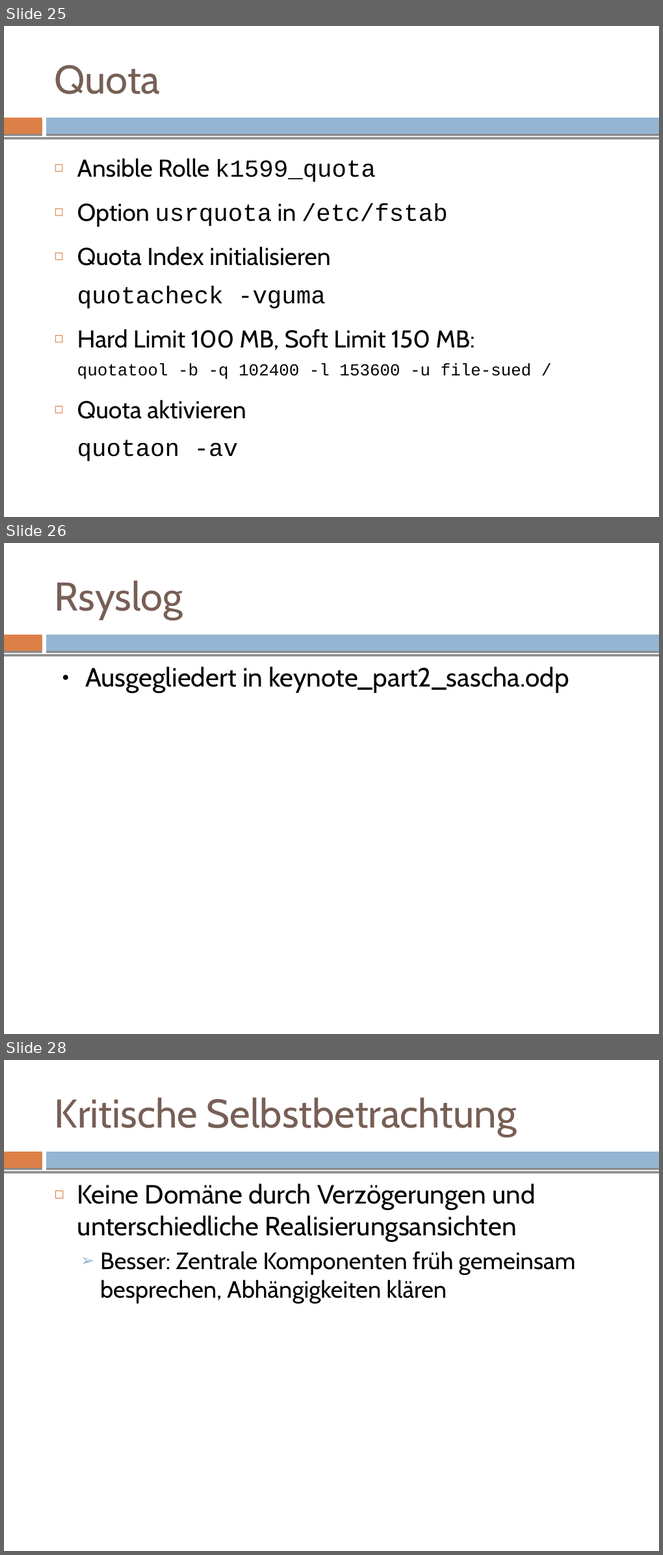
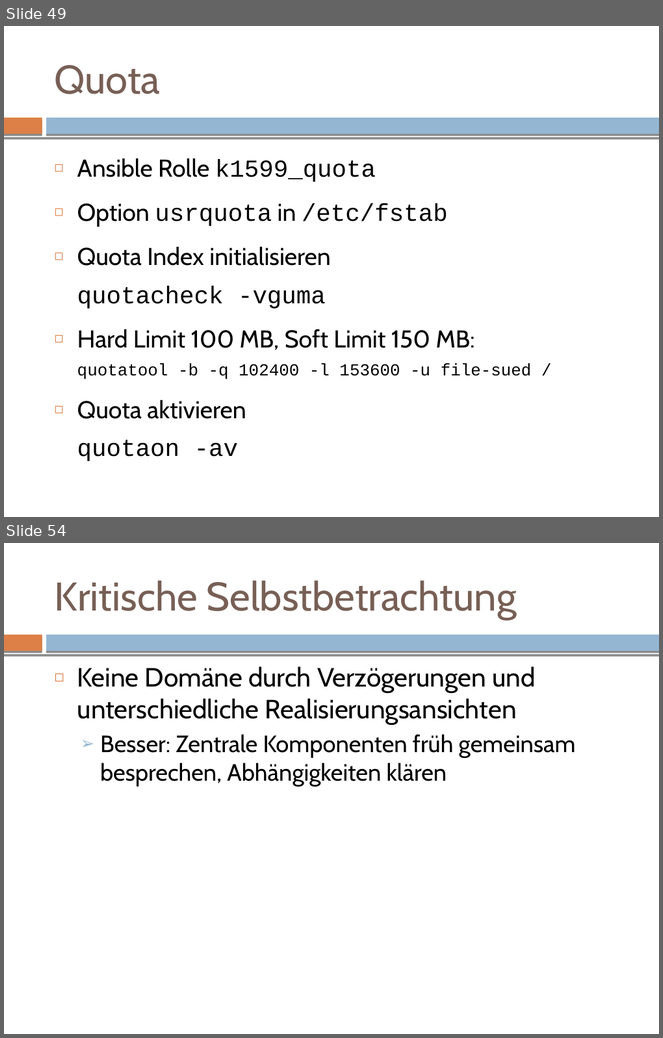
Before and after one commit to mvw/Wilddiebe10, a slide deck: keynote/keynote.odp. Shown one above the other, each under a label of ours: slides 25, 26 and 28 before the commit, slides 49 and 54 after it; the slides between them are not shown. The pictures are 663x1555 and 663x1038 pixels, drawn with LibreOffice and Linux fonts; fonts in the diff are those of the drawing. Boxes give left, top, right and bottom in pixels: in the first picture for what was removed or moved away, otherwise in the second. Text is boxed around its words. In the diff, an @@ line names an element or a change of style, - is before the commit and + after.

Commit message:
docs: merge part[12] from sascha

```diff
--- a/keynote/keynote.odp
+++ b/keynote/keynote.odp
@@ slide 26 removed at (4, 543, 659, 1034), background #FFFFFF; not listed: 3 template elements that a slide beside it also shows @@
@@ title removed at (54, 581, 183, 620) @@
-Rsyslog
@@ text removed at (85, 667, 569, 693) @@
-● Ausgegliedert in keynote_part2_sascha.odp
@@ what was slide 25 is now slide 49 @@
@@ what was slide 28 is now slide 54 @@
```
Also in this commit, not shown: 1 slide changed, 29 slides added, 2 other slides removed, 2 other files.
